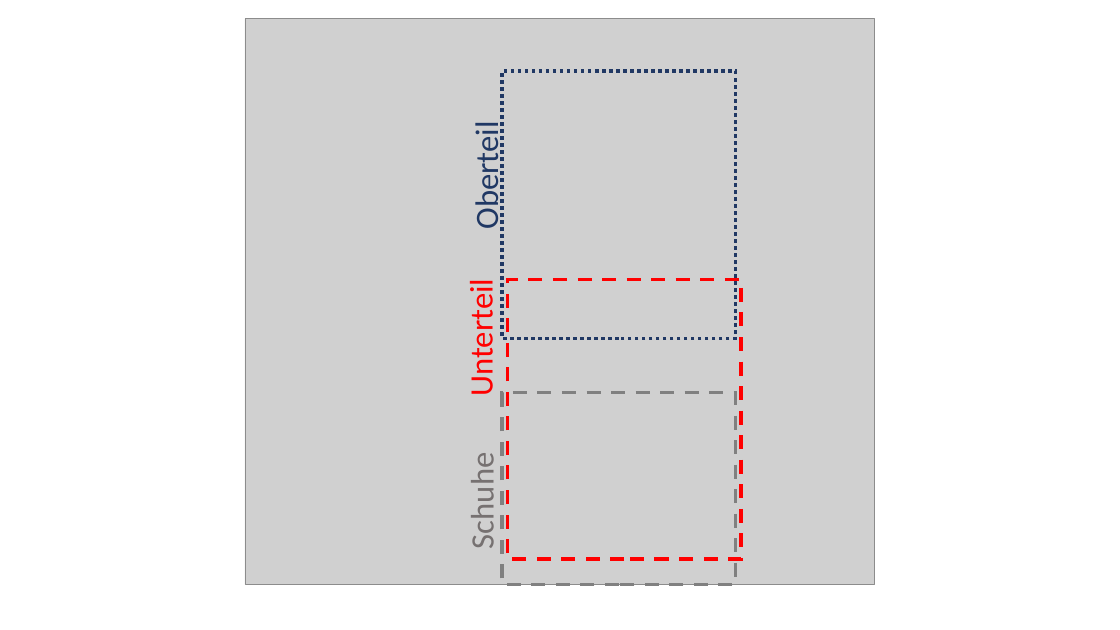
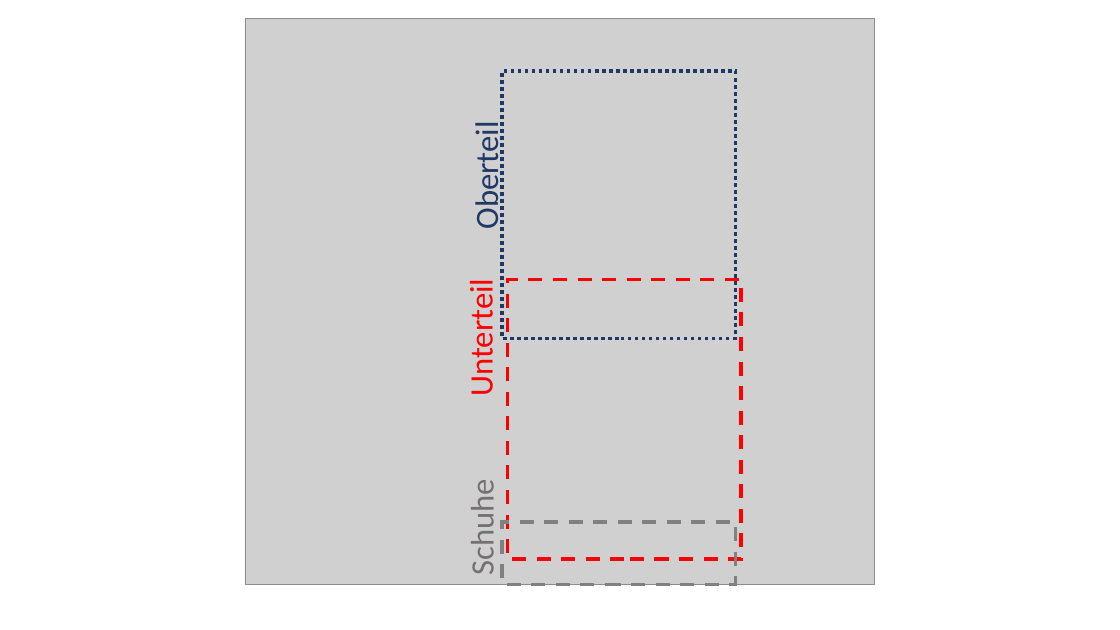
Before and after one commit to Nepomuk12/digitaler-kleiderschrank, a slide deck: slide 1 of FotoAnleitung.pptx. Drawn at 1120x630 pixels with LibreOffice and Linux fonts; fonts in the diff are those of the drawing; grey boxes stand for pictures. Boxes give left, top, right and bottom in pixels: in the first picture for what was removed or moved away, otherwise in the second. Text is boxed around its words. In the diff, an @@ line names an element or a change of style, - is before the commit and + after.

```diff
--- a/FotoAnleitung.pptx
+++ b/FotoAnleitung.pptx
@@ text "Schuhe" moved from (x1=463, y1=462, x2=503, y2=546) to (x1=463, y1=488, x2=503, y2=572) @@
@@ rectangle resized from (x1=502, y1=393, x2=736, y2=585) to (x1=502, y1=523, x2=736, y2=585) @@
```
Also in this commit, not shown: 4 other files.
